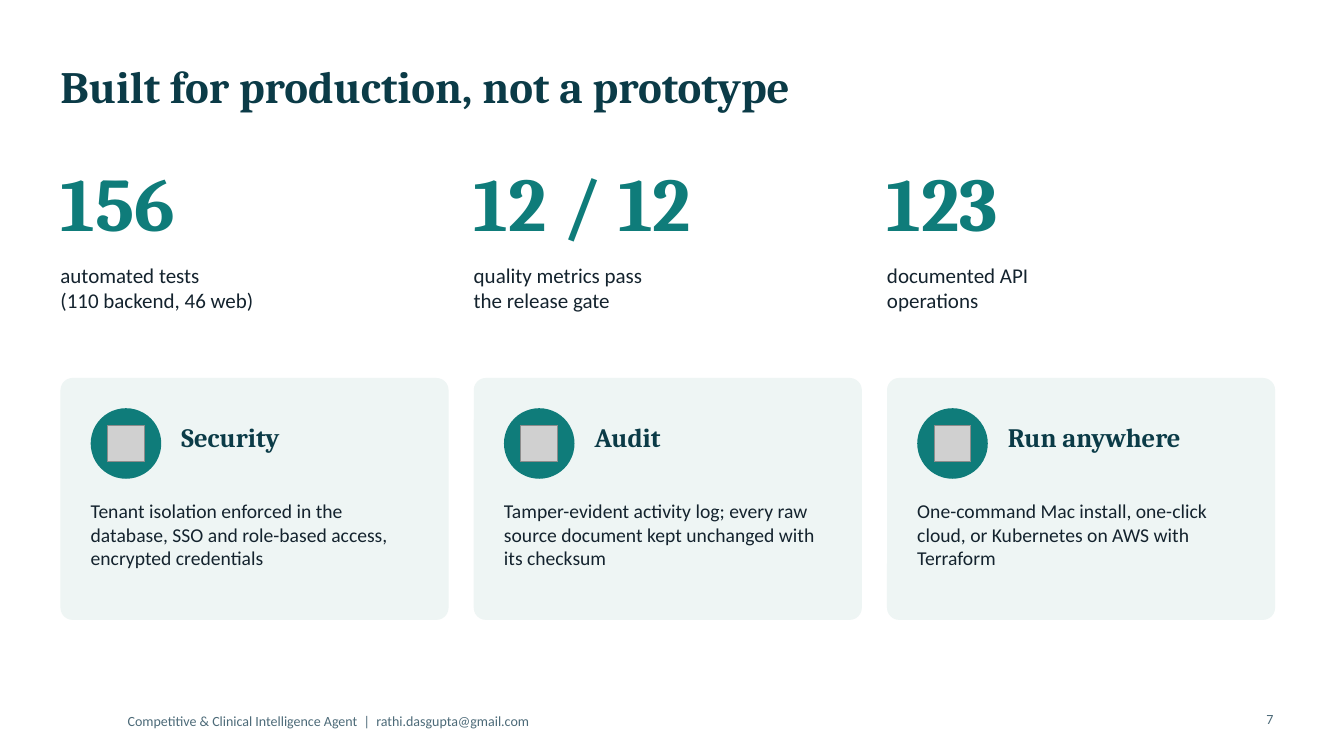
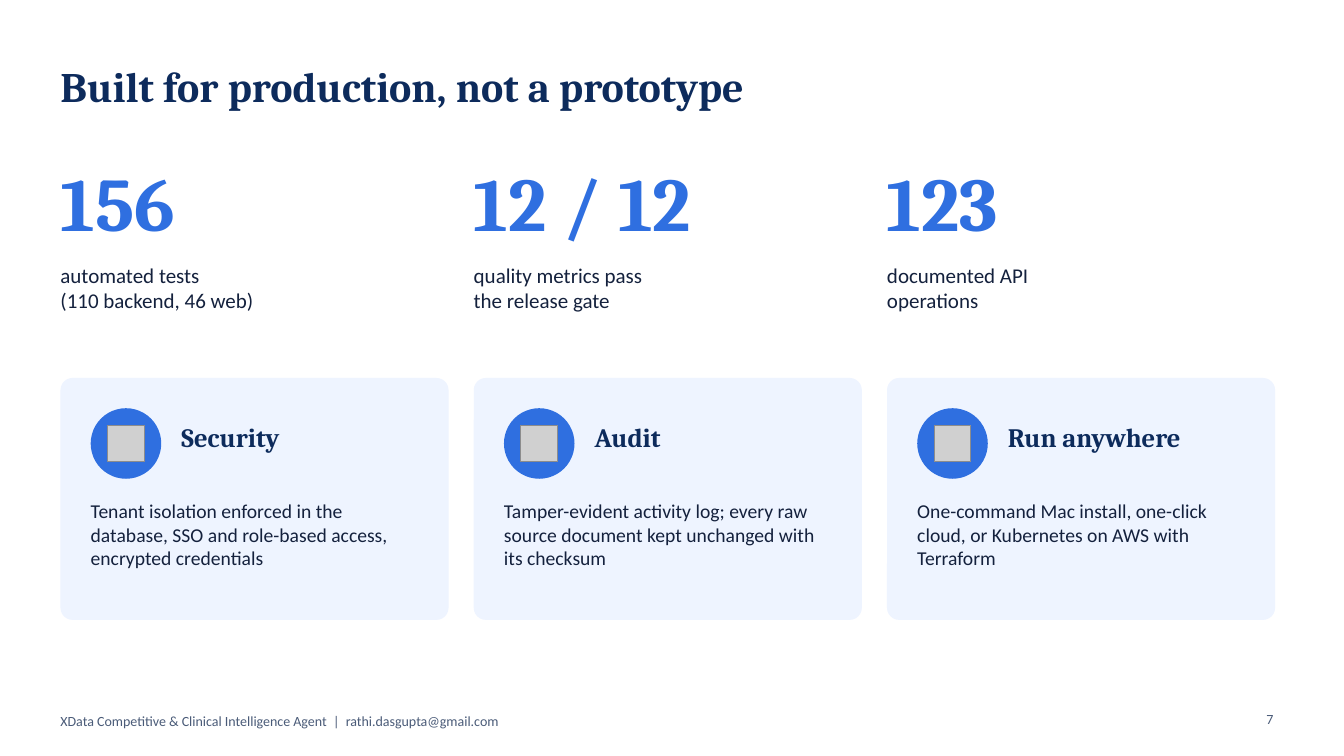
Before and after one commit to rathixdata/XData-Competitive-Clinical-Intelligence-Agent, a slide deck: slide 7 of docs/XData_CI_Agent_Overview.pptx. Drawn at 1344x756 pixels with LibreOffice and Linux fonts; fonts in the diff are those of the drawing; grey boxes stand for pictures; background and template pictures are left out. Boxes give left, top, right and bottom in pixels: in the first picture for what was removed or moved away, otherwise in the second. Text is boxed around its words. In the diff, an @@ line names an element or a change of style, - is before the commit and + after.

```diff
--- a/docs/XData_CI_Agent_Overview.pptx
+++ b/docs/XData_CI_Agent_Overview.pptx
@@ title "Built for production, not a ..." at (60, 72, 743, 112): size 32 to 30 pt, text colour #0B3B47 to #0D2B5C @@
@@ text colour #0F7C7A to #2F6FE0 in 3 elements at (60, 179, 175, 232), (474, 179, 691, 231), (887, 179, 998, 232) @@
@@ fill #EEF5F4 to #EEF4FF in 3 elements at (60, 378, 449, 620), (474, 378, 862, 620), (887, 378, 1275, 620) @@
@@ fill #0F7C7A to #2F6FE0 in 3 elements at (91, 408, 161, 479), (504, 408, 575, 479), (918, 408, 988, 479) @@
@@ text colour #0B3B47 to #0D2B5C in 3 elements at (181, 428, 279, 453), (595, 428, 661, 447), (1008, 428, 1180, 453) @@
@@ text colour #14232E to #14213D in 6 elements at (60, 268, 254, 311), (474, 268, 642, 312), (887, 268, 1028, 312), (91, 504, 387, 568), (504, 504, 814, 565), (917, 504, 1207, 565) @@
@@ text at (60, 716, 499, 729): text changed; text colour #4C6A78 to #4A5B78 @@
-Competitive & Clinical Intelligence Agent | rathi.dasgupta@gmail.com
+XData Competitive & Clinical Intelligence Agent | rathi.dasgupta@gmail.com
@@ page number at (1266, 715, 1273, 724): text colour #4C6A78 to #4A5B78 @@
```
Also in this commit, not shown: 7 other slides changed, 3 other files.
